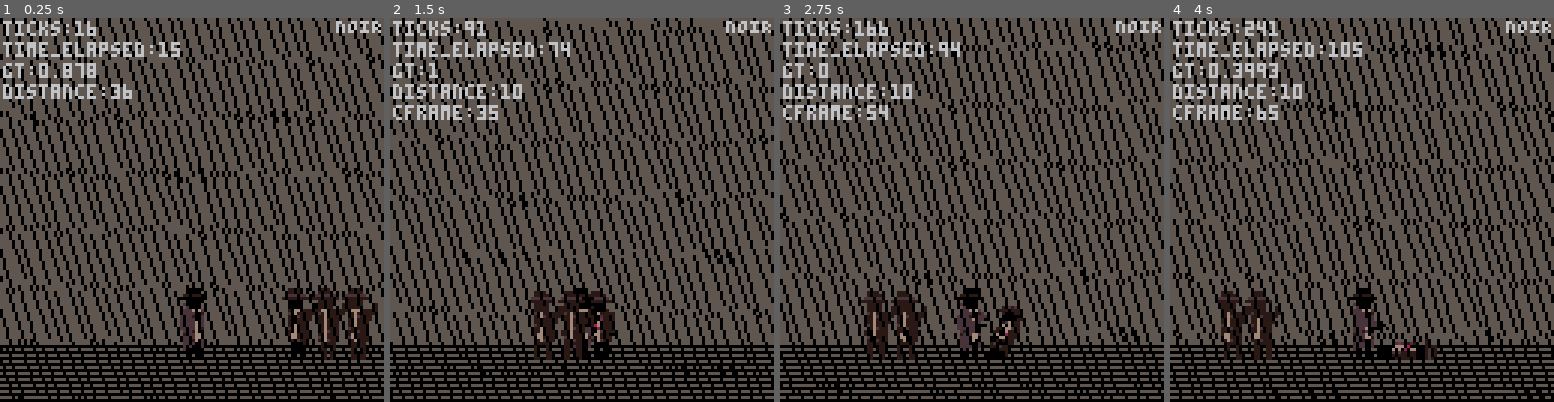
Above: before the commit, frames 1-4 (left to right).
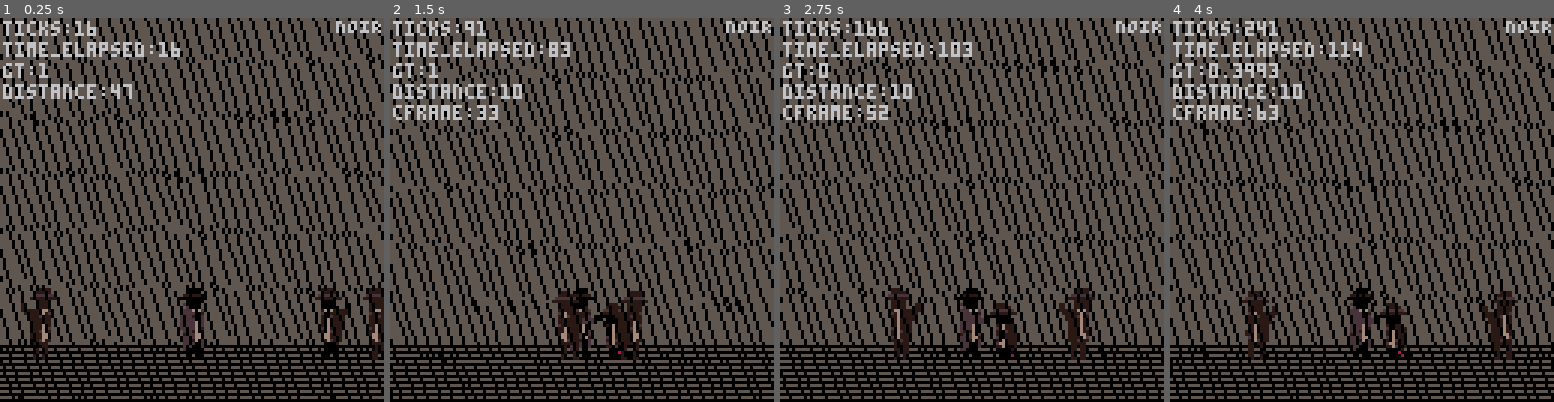
Above: after the commit, the same moments.

Repository: SneerfulArk/noir
Game: PICO-8 cartridge noir.p8
Same seed, same stepped clock (60 frames per second), same inputs: the game is played once before the commit and once after it.
Inputs:
- Up to frame 1 (0.25 s): no input
- Up to frame 2 (1.5 s): tap X (X key) at 0.33, 1.07 s; tap O (Z key) at 0.7 s
- Up to frame 3 (2.75 s): tap O (Z key) at 1.7, 2.1, 2.5 s; tap X (X key) at 1.85 s
- Up to frame 4 (4 s): tap O (Z key) at 2.9, 3.3, 3.7 s; tap X (X key) at 2.97 s

The runs differ from the first frame. In frame 1, 3.3% of the frame differs, in the area x 5-100%, y 6-90%; in frame 2, 29%; in frame 3, 31%; in frame 4, 36%, in the area x 0-100%, y 0-100%.

Commit message:
v0.21.0
Added
- Player: `"idle"` state logic setting the players width, height, and sprite.
- Enemies: Target enemy selection is now based on each enemies distance property `en.dist`.
- Takedowns: New `length` property added to each takedown sequence. Corresponds to the final keyframe.
- Combat: New target enemy is chosen when the original is deleted, and three new enemies are spawned once the enemy table is empty. This allows the player to do takedowns infinitely.
Changed
- Enemies: Edited enemy starting positions for testing new target picking logic.

Diff:
--- a/noir.p8
+++ b/noir.p8
@@ -177,6 +177,12 @@
             end
         end
 
+        if plr.state == "idle" then
+            plr.w = 2
+            plr.h = 3
+            plr.spr = 0
+        end
+
     end
 
     function draw_player()
@@ -195,16 +201,15 @@
     function update_enemies()
 
         if #enemies <= 0 then
-            en = make_en(108,90,2,3,1,0.2)
+            en = make_en(135,90,2,3,1,0.2)
             add(enemies,en)
-            en = make_en(118,90,2,3,1,0.2)
+            en = make_en(-8,90,2,3,1,0.2)
             add(enemies,en)
-            en = make_en(128,90,2,3,1,0.2)
+            en = make_en(119,90,2,3,1,0.2)
             add(enemies,en)
         end
 
         if #enemies > 0 then
-            target_en = enemies[1]
             for en in all(enemies) do
                 en.cent = en.x+7
                 en.dist = abs(flr(plr.cent)-flr(en.cent))
@@ -224,8 +229,18 @@
                     en.fx    = true
                 end
             end
-        end
-
+            if target_en == nil then
+                local min_dist = 999
+                for en in all(enemies) do
+                    if en.state != "dead" then
+                        if en.dist <= min_dist then
+                            min_dist = en.dist
+                            target_en = en
+                        end
+                    end
+                end
+            end
+        end
     end
 
     function draw_enemies()
@@ -261,11 +276,12 @@
         takedown_pool={
             "parry_leg",
             "double_chest",
-            "test",
+            --"test",
         }
 
         takedowns={
             parry_leg={
+                length=78,
                 key_frames={
                     [01] = {
                         spr=48,
@@ -310,6 +326,7 @@
                 }
             },
             double_chest={
+                length=86,
                 key_frames={
                     [01] = {
                         spr=96,
@@ -365,6 +382,7 @@
                 }
             },
             test={
+                length=86,
                 key_frames={
                     [01] = {
                         spr=96,
@@ -439,7 +457,7 @@
                 target_en.ani = walk
             end
 
-            --player counter
+        --player counter
             if btn(5) then
                 counter = true
             end
@@ -457,6 +475,7 @@
             if plr.state == "combat" then
                 cframe += gt
                 takedown()
+                counter = false
             else
                 cframe = 0
             end
@@ -499,10 +518,19 @@
             if kf.rstop != nil then
                 rainstop = kf.rstop
             end
-
-        end
-        if cframe >= 1 then
+        end
+
+        if c >= 1 then
             target_en.state = "dead"
+        end
+        if c == sequence.length then
+            plr.state = "idle"
+            for en in all(enemies) do
+                if en.state == "dead" then
+                    del(enemies,en)
+                    target_en = nil
+                end
+            end
         end
     end
 
